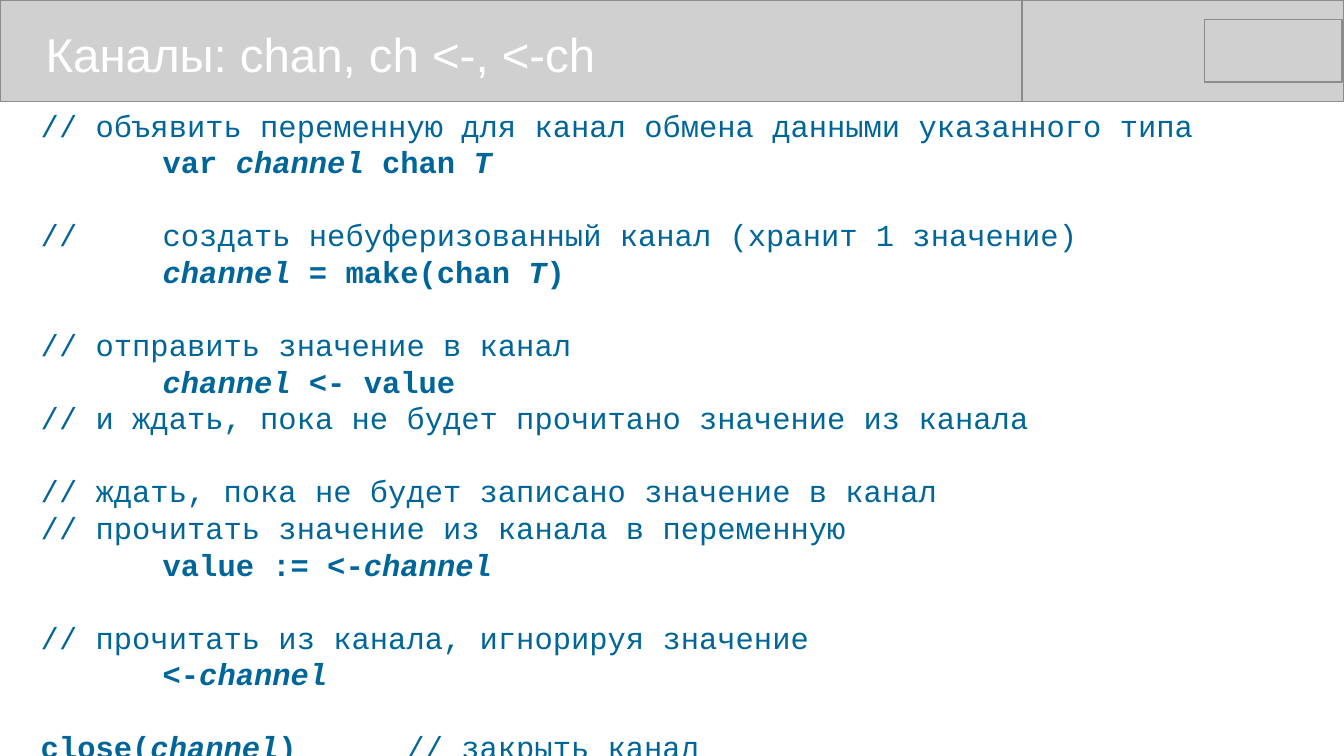
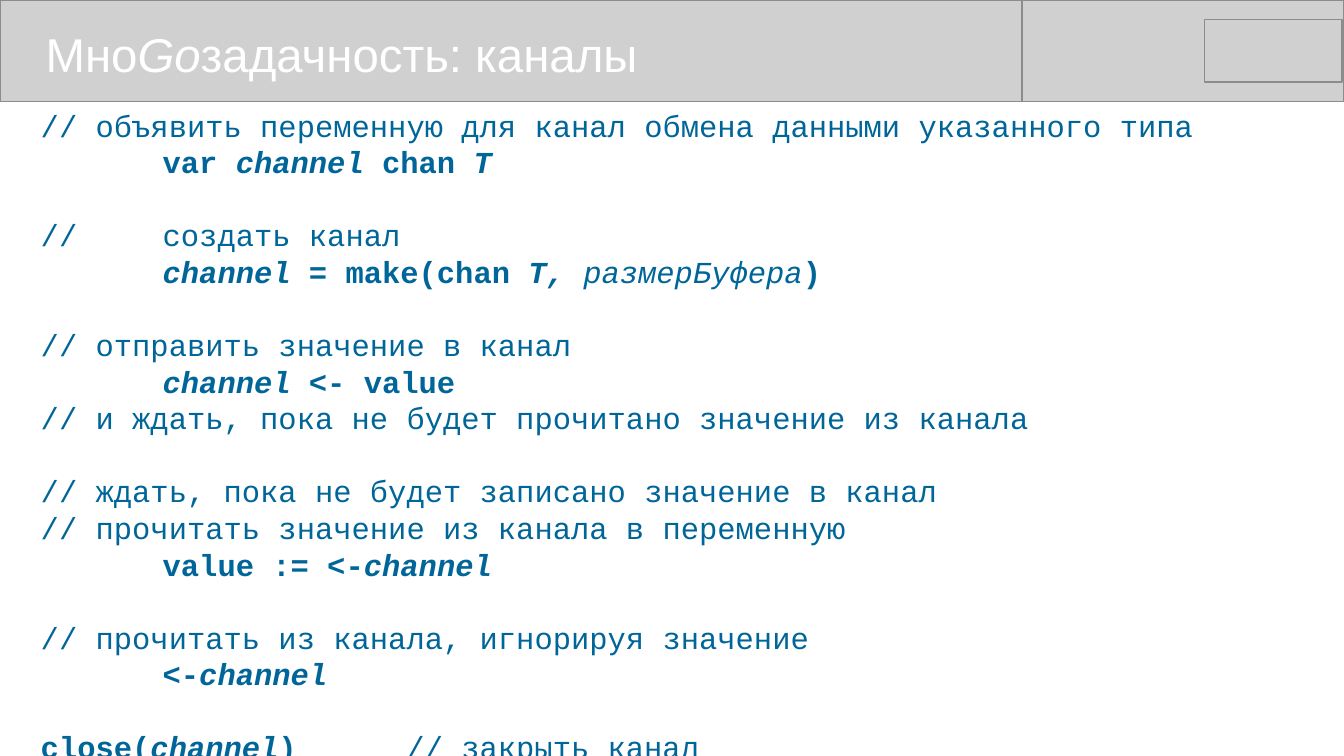
Before and after one commit to mike-shock/Go_language, a slide deck: slide 47 of Go_Review.odp (slide 46 before the commit). Drawn at 1344x756 pixels with LibreOffice and Linux fonts; fonts in the diff are those of the drawing; grey boxes stand for pictures. Boxes give left, top, right and bottom in pixels: in the first picture for what was removed or moved away, otherwise in the second. Text is boxed around its words. In the diff, an @@ line names an element or a change of style, - is before the commit and + after.

```diff
--- a/Go_Review.odp
+++ b/Go_Review.odp
@@ text at [46, 39, 637, 81]: text changed @@
-Каналы: chan, ch <-, <-ch
+МноGoзадачность: каналы
@@ text at [163, 229, 821, 290]: text changed @@
-// создать небуферизованный канал (хранит 1 значение)
-channel = make(chan T)
+// создать канал
+channel = make(chan T, размерБуфера)
```
Also in this commit, not shown: 12 other slides changed, 1 slide added.
